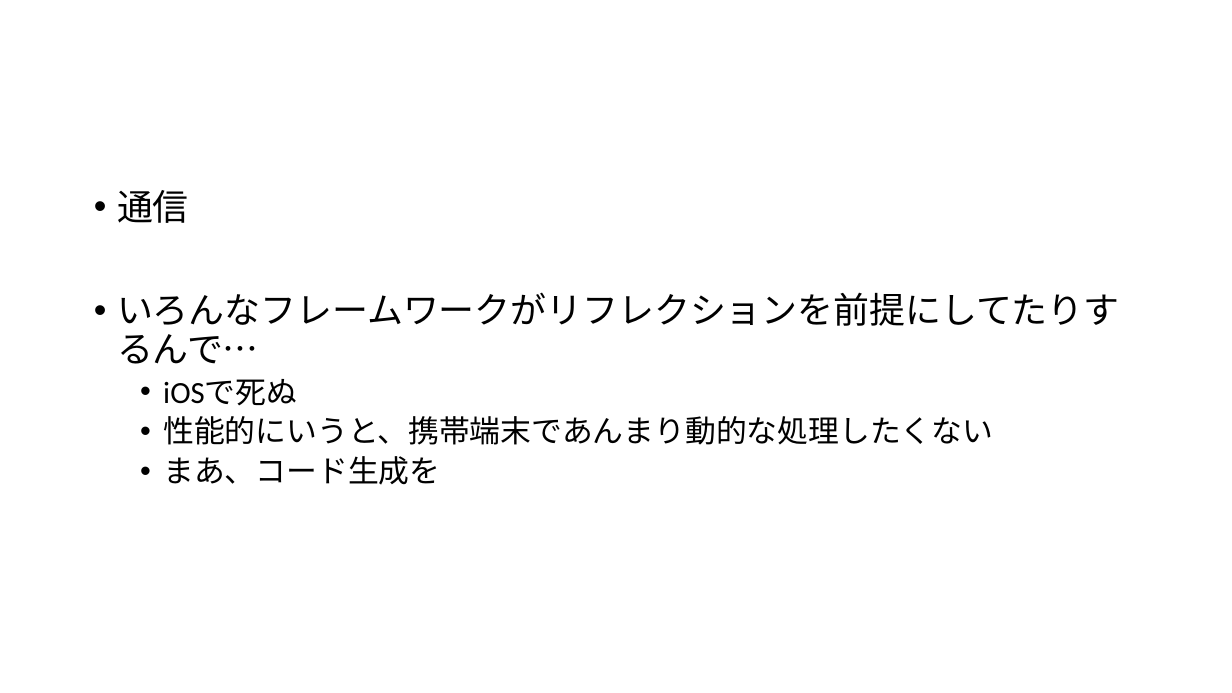
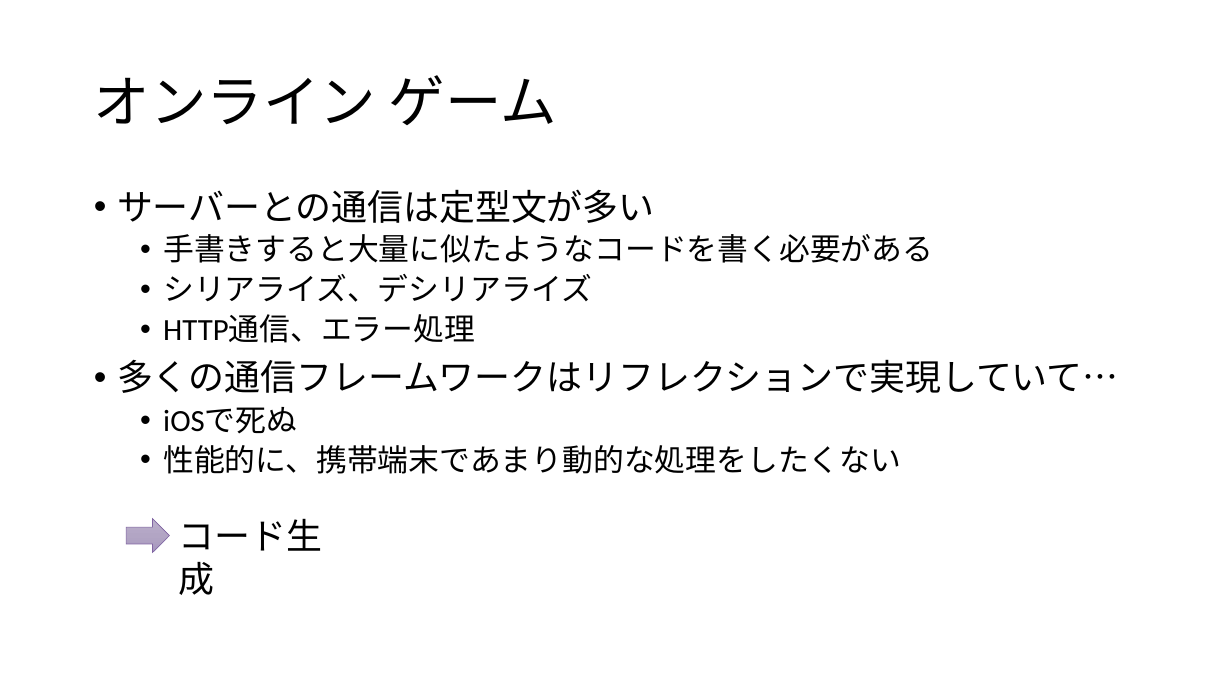
Before and after one commit to ppcuni/UnityCsharp20150321, a slide deck: slide 44 of doc/自社フレームワーク.pptx. Drawn at 1232x693 pixels with LibreOffice and Linux fonts; fonts in the diff are those of the drawing. Boxes give left, top, right and bottom in pixels: in the first picture for what was removed or moved away, otherwise in the second. Text is boxed around its words. In the diff, an @@ line names an element or a change of style, - is before the commit and + after.

Commit message:
コード生成 途中

```diff
--- a/doc/自社フレームワーク.pptx
+++ b/doc/自社フレームワーク.pptx
@@ title added at <box>94,75,557,125</box>, 44 pt, text #000000 @@
+オンライン ゲーム
@@ text at <box>117,189,1119,393</box>: text changed; size 28 to 24 pt @@
-• 通信
-• いろんなフレームワークがリフレクションを前提にしてたりするんで…
+• サーバーとの通信は定型文が多い
+  • 手書きすると大量に似たようなコードを書く必要がある
+  • シリアライズ、デシリアライズ
+  • HTTP通信、エラー処理
+• 多くの通信フレームワークはリフレクションで実現していて…
@@ text at <box>163,445,901,474</box>: text changed @@
-  • 性能的にいうと、携帯端末であんまり動的な処理したくない
-  • まあ、コード生成を
+  • 性能的に、携帯端末であまり動的な処理をしたくない
@@ right arrow added at <box>126,518,169,552</box>, fill gradient #BDB2CD to #B2A5C4 to #A796BE, outline #8064A2 0.5 pt @@
@@ text added at <box>178,518,322,595</box>, 28 pt, text #000000 @@
+コード生成
```
Also in this commit, not shown: 6 slides added.
